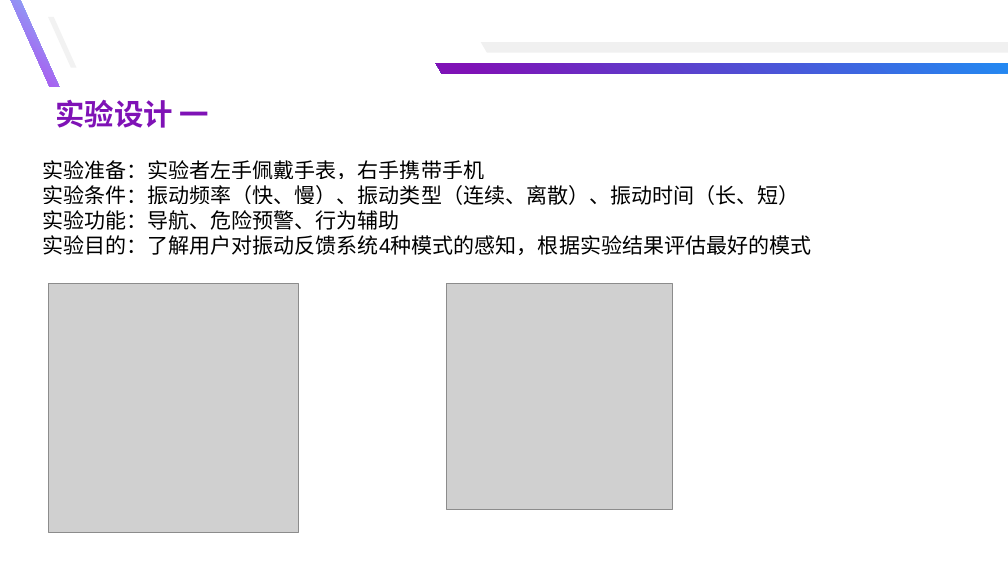
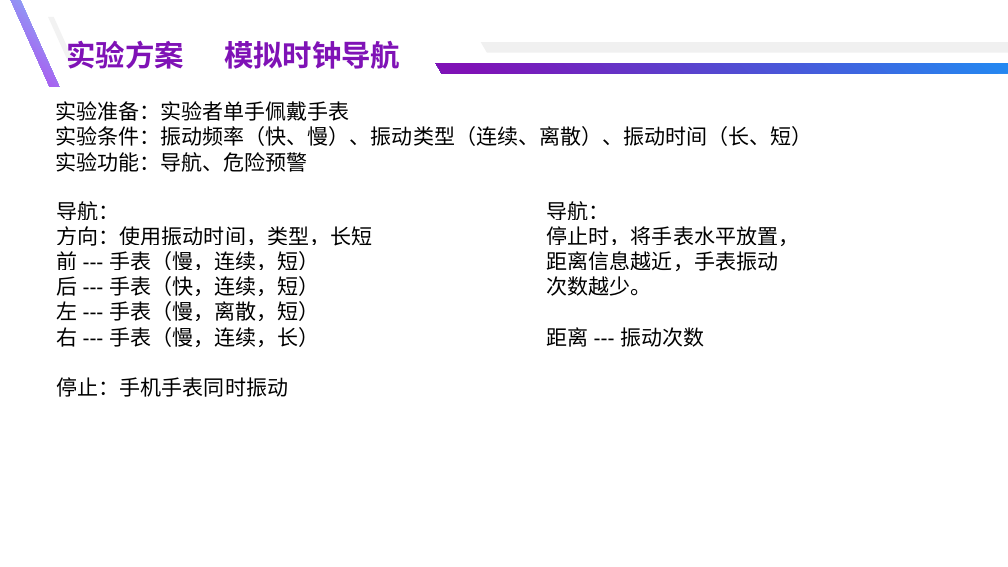
Before and after one commit to yuyongsong/Paper, a slide deck: slide 7 of 总结汇报-余泳松 - 副本.pptx (slide 16 before the commit). Drawn at 1008x567 pixels with LibreOffice and Linux fonts; fonts in the diff are those of the drawing; grey boxes stand for pictures. Boxes give left, top, right and bottom in pixels: in the first picture for what was removed or moved away, otherwise in the second. Text is boxed around its words. In the diff, an @@ line names an element or a change of style, - is before the commit and + after.

```diff
--- a/总结汇报-余泳松 - 副本.pptx
+++ b/总结汇报-余泳松 - 副本.pptx
@@ text at [67, 40, 400, 69]: text changed @@
-实验设计 一
+实验方案 模拟时钟导航
@@ text "实验准备：实验者单手佩戴手表": place and size @@
-text "实验准备：实验者单手佩戴手表" at [42, 160, 811, 255]
+text "实验准备：实验者单手佩戴手表" at [55, 101, 812, 172]
@@ text at [55, 101, 349, 121]: text changed @@
-实验准备：实验者左手佩戴手表，右手携带手机
+实验准备：实验者单手佩戴手表
@@ text at [55, 152, 307, 172]: text changed @@
-实验功能：导航、危险预警、行为辅助
-实验目的：了解用户对振动反馈系统4种模式的感知，根据实验结果评估最好的模式
+实验功能：导航、危险预警
@@ text added at [57, 201, 372, 397], 20 pt, text #000000 @@
+导航：
+方向：使用振动时间，类型，长短
+前 --- 手表（慢，连续，短）
+后 --- 手表（快，连续，短）
+左 --- 手表（慢，离散，短）
+右 --- 手表（慢，连续，长）
+停止：手机手表同时振动
@@ text added at [547, 201, 799, 347], 20 pt, text #000000 @@
+导航：
+停止时，将手表水平放置，距离信息越近，手表振动次数越少。
+距离 --- 振动次数
@@ picture removed at [48, 284, 299, 532] @@
@@ picture removed at [447, 284, 672, 510] @@
```
Also in this commit, not shown: 4 other slides changed, 7 slides added, 16 slides removed, 20 other files.
